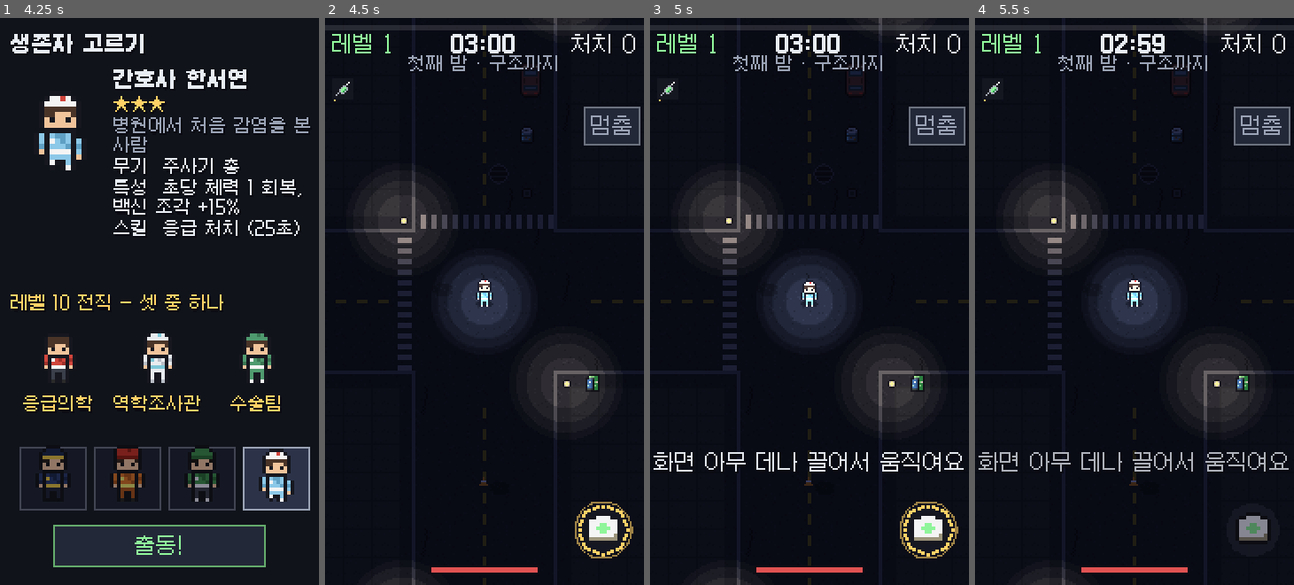
Above: before the commit, frames 1-4 (left to right).
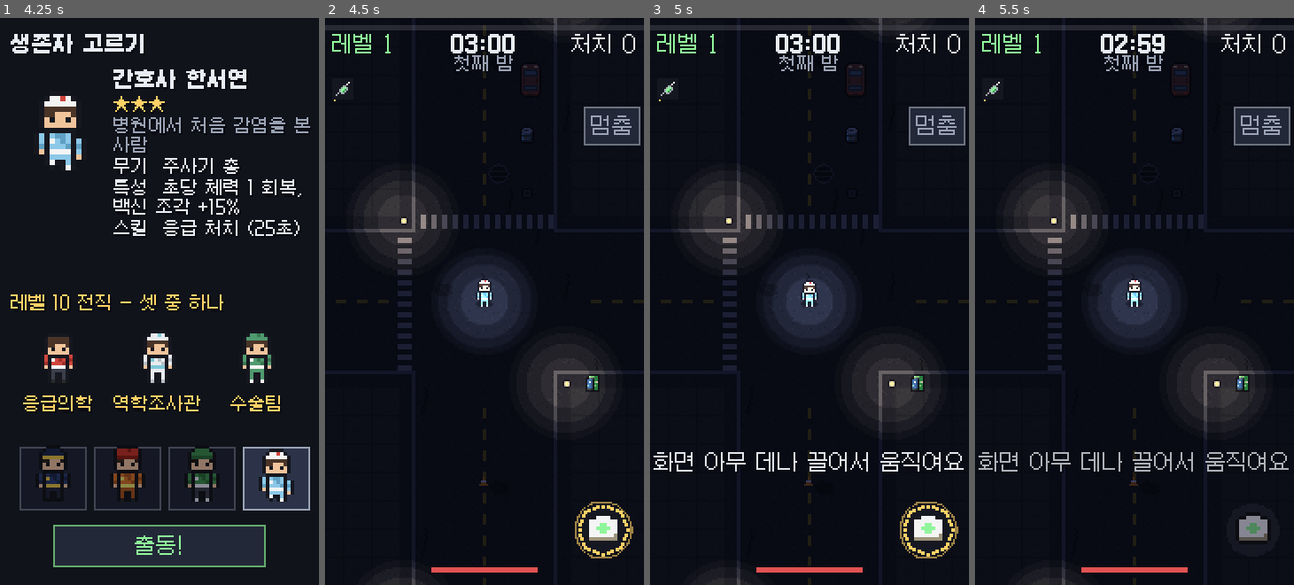
Above: after the commit, the same moments.

Repository: web-interface/zombie-city
Game: Godot game, scene res://scenes/title.tscn
Same seed, same stepped clock (60 frames per second), same inputs: the game is played once before the commit and once after it.
Inputs (mouse positions are in pixels of both pictures, inside the frame that each line leads up to):
- Up to frame 1 (4.25 s): tap Enter at 0.5 s; drag from (159, 301) to (191, 176) at 0.52 s; click (54, 477) at 1.27 s; click (127, 477) at 2.02 s; click (200, 477) at 2.77 s; click (277, 477) at 3.52 s
- Up to frame 2 (4.5 s): click "출동!" at 4.25 s
- Up to frame 3 (5 s): no input
- Up to frame 4 (5.5 s): drag from (1252, 528) to (1118, 414) at 5.02 s

Frame 1 is identical in both runs. In frame 2, 0.5% of the frame differs, in the area x 26-73%, y 6-10%; in frame 3, 0.5%; in frame 4, 0.5%.

Commit message:
밤마다 분위기(비 오는 밤·붉은 달·짙은 안개·정전된 밤 — 날씨·어둠 색·좀비 빠르기), 보스↔분노 곡 이어 틀기, 시험용 --invincible, 위 표시줄 밤 이름만. 그림 2차(새 생존자 8벌·아이콘 30·사냥개·곰 덫·타이틀 배경), 음악 7곡(둘째·셋째·넷째 밤, 보스, 분노, 헬기, 고르기)
Co-Authored-By: Claude Opus 5.5 <noreply@anthropic.com>

Diff:
--- a/art/source/outfits.json
+++ b/art/source/outfits.json
@@ -1,7 +1,7 @@
 {
   "_설명": {
     "파일": "art/source/outfits.json",
-    "하는 일": "그림 색 표. 생존자 옷 16벌(기본 4 + 전직 12)·좀비 10종의 부품별 색과 모자 종류, 한 장 그림·보스·아이콘에 쓰는 공통 색, 진화 아이콘 금색 규칙을 정한다.",
+    "하는 일": "그림 색 표. 생존자 옷 24벌(기본 6 + 전직 18)·좀비 10종의 부품별 색과 모자 종류, 한 장 그림·보스·아이콘에 쓰는 공통 색, 진화 아이콘 금색 규칙을 정한다.",
     "쓰는 곳": "tools/build_sprites.py · sprite_zombies.py · sprite_icons.py 가 읽어 art/source/*.txt 의 글자를 색으로 바꾼다.",
     "근거 문서": "04 §2 생존자 모습·전직 옷차림, 06 색 표, 14 §1-2 새 좀비 · §2-4 진화"
   },
@@ -20,14 +20,15 @@
   "evolved_icons": {
     "weapons": ["pistol", "fire_axe", "nail_gun", "syringe_gun", "shotgun", "saw_drone",
                 "taser", "tear_gas", "megaphone", "fire_hose", "rescue_saw", "flare", "box_toss",
-                "tape_gun", "parcel_drone", "disinfectant", "defibrillator", "scalpel", "molotov"],
+                "tape_gun", "parcel_drone", "disinfectant", "defibrillator", "scalpel", "molotov",
+                "baseball_bat", "pitching_machine", "ball_bucket", "stadium_light", "crossbow", "bear_trap", "hunting_dog", "throwing_knives"],
     "outline": "#3a1d06",
     "gold_steps": [[195, "#fff1a8"], [140, "#f7c843"], [95, "#d8902a"], [60, "#a35f1b"], [0, "#6b3810"]],
     "glow": "#ffd84a80",
     "sparkle": "#ffffff"
   },
 
-  "_사람_공통": "o 테두리 · s 피부 · e 눈 은 모든 생존자가 같고, 나머지 글자(h t T a p f c C)는 옷마다 다르다.",
+  "_사람_공통": "o 테두리 · s 피부 · e 눈 은 모든 생존자가 같고, 나머지 글자(h t T a p f c C, 새 옷은 k K g G b B v w q d r 도)는 옷마다 다르다. 새 옷은 torso·legs·head 로 다른 부품 묶음(parts_people.txt), extras 로 덧그림(tools/sprite_people.py 의 OVERLAYS)을 고른다.",
   "human_common": { "o": "#16171f", "s": "#f1c49b", "e": "#16171f" },
 
   "human_outfits": {
@@ -49,7 +50,17 @@
     "nurse":                { "hat": "softcap", "h": "#4a3428", "t": "#8cc8e8", "T": "#5fa0c4", "a": "#f4f4f4", "p": "#8cc8e8", "f": "#f4f4f4", "c": "#f4f4f4", "C": "#d0453c" },
     "nurse_emergency":      { "hat": "none",    "h": "#4a3428", "t": "#d0453c", "T": "#9e3029", "a": "#f4f4f4", "p": "#3a3f4a", "f": "#2a2a2a", "c": "#d0453c", "C": "#f4f4f4" },
     "nurse_epidemiology":   { "hat": "softcap", "h": "#4a3428", "t": "#e9ecef", "T": "#b9bec6", "a": "#7fc8d8", "p": "#e9ecef", "f": "#b9bec6", "c": "#e9ecef", "C": "#7fc8d8" },
-    "nurse_surgeon":        { "hat": "softcap", "h": "#4a3428", "t": "#4f9a6e", "T": "#3a7552", "a": "#f4f4f4", "p": "#4f9a6e", "f": "#f4f4f4", "c": "#4f9a6e", "C": "#3a7552" }
+    "nurse_surgeon":        { "hat": "softcap", "h": "#4a3428", "t": "#4f9a6e", "T": "#3a7552", "a": "#f4f4f4", "p": "#4f9a6e", "f": "#f4f4f4", "c": "#4f9a6e", "C": "#3a7552" },
+
+    "batter":               { "hat": "cap",      "torso": "torso_stripe", "extras": ["bat"], "h": "#2a2420", "t": "#eef0f2", "T": "#8a97b5", "a": "#24345e", "p": "#d9dce2", "f": "#1b1c22", "c": "#24345e", "C": "#c73a32", "b": "#d9b27a", "B": "#9a6b35" },
+    "batter_slugger":       { "hat": "batting",  "torso": "torso_stripe", "head": "head_eyeblack", "extras": ["bat"], "h": "#2a2420", "t": "#b9bec8", "T": "#7d8494", "a": "#8f2219", "p": "#b9bec8", "f": "#1b1c22", "c": "#22252c", "C": "#8f2219", "q": "#101114", "b": "#3a3f4a", "B": "#22252c" },
+    "batter_ace":           { "hat": "cap",      "torso": "torso_stripe", "extras": ["glove"], "h": "#2a2420", "t": "#f4f4f4", "T": "#d98a84", "a": "#c73a32", "p": "#e6e8ea", "f": "#1b1c22", "c": "#c73a32", "C": "#f4f4f4", "k": "#a8662e", "K": "#6e3f18" },
+    "batter_thief":         { "hat": "headband", "torso": "torso_stripe", "legs": "legs_dirty", "h": "#2a2420", "t": "#eef0f2", "T": "#7fb08a", "a": "#2d6b39", "p": "#e2ddd0", "d": "#8a6a48", "f": "#1b1c22", "C": "#d0453c" },
+
+    "hunter":               { "hat": "cap",      "torso": "torso_vest", "h": "#2a2018", "t": "#9e3b2e", "T": "#6e2820", "k": "#5a6b3a", "K": "#434f2b", "a": "#6b4a2a", "p": "#5c5a44", "f": "#3b2a1c", "c": "#ff7a1a", "C": "#c4561a" },
+    "hunter_marksman":      { "hat": "hood",     "torso": "torso_vest", "extras": ["scoped_crossbow"], "h": "#2a2018", "t": "#3e4a30", "T": "#2c3522", "k": "#6b7a48", "K": "#4d5833", "a": "#3b2a1c", "p": "#3e4a30", "f": "#2a1e14", "c": "#4a5a36", "C": "#33402a", "b": "#8b5a2b", "B": "#5e3b1c", "g": "#a3a9b3", "G": "#6b7280", "v": "#8fd3ff", "w": "#e8e2cc" },
+    "hunter_trapper":       { "hat": "softcap",  "torso": "torso_apron", "extras": ["apron_skirt"], "h": "#3a2a1e", "t": "#5d6650", "T": "#454c3b", "k": "#7a4f2c", "K": "#5a3820", "g": "#a3a9b3", "a": "#3b2a1c", "p": "#4a4434", "f": "#2a1e14", "c": "#6b4f36", "C": "#4a3626" },
+    "hunter_beastmaster":   { "hat": "none",     "extras": ["fur_cape", "leash"], "h": "#2a2018", "t": "#3a3a34", "T": "#28282a", "a": "#6b4a2a", "p": "#4a4434", "f": "#2a1e14", "k": "#8a6a48", "K": "#5e4630", "r": "#c73a32" }
   },
 
   "_좀비_공통": "o 테두리 · e 눈(빨강) 은 같고, z Z(피부) h(머리) t T(옷) q(바지) 는 종류마다 다르다. 다리 부품의 p(바지)·f(발)는 q·z 로 바꿔 칠한다 (f 가 있으면 장화). 그 밖의 글자: a 줄무늬·명찰 · j J 산성 침 · v V 핏줄(꿈틀) · c C 헬멧·얼굴창 · g G 방패 테두리 · m 벌린 입 속 · b 갈비뼈 · w 이빨.",
@@ -64,7 +75,12 @@
     "bloater": { "hat": "none", "z": "#a9b88f", "Z": "#7f8f69", "h": "#3b3326", "t": "#d9d3bd", "T": "#aaa288", "q": "#4a4f5c", "v": "#7a3b66", "V": "#c2415a" },
     "riot":    { "hat": "visor", "z": "#8fa77a", "Z": "#677d57", "h": "#2a2a24", "t": "#2c3a5a", "T": "#1d2740", "q": "#253150", "f": "#15161c", "c": "#26324d", "C": "#8fb8cf", "g": "#d4e2ec", "G": "#7d93a6", "a": "#c9cdd4" },
     "screamer": { "hat": "none", "z": "#c8cfb4", "Z": "#9aa38a", "h": "#3b302b", "t": "#b9d3df", "T": "#86a7b8", "q": "#c8cfb4", "m": "#4a0f14" },
-    "hound":   { "hat": "none", "z": "#8fa077", "Z": "#66744f", "h": "#3a3128", "t": "#7a6750", "T": "#54463a", "b": "#d2c8ad", "w": "#e8e2cc", "q": "#3a3f4a" },
+    "hound":   { "hat": "none", "z": "#8fa077", "Z": "#66744f", "h": "#3a3128", "t": "#7a6750", "T": "#54463a", "b": "#d2c8ad", "w": "#e8e2cc", "q": "#3a3f4a", "n": "#6e3b33" },
     "brute":   { "hat": "none", "z": "#76996a", "Z": "#557048", "h": "#2a2620", "t": "#5f6f7d", "T": "#44515c", "a": "#e6e6e6", "q": "#3a3f4a" }
+  },
+
+  "_곁_동물": "생존자 곁을 따라다니는 동물 — 좀비 장면 함수를 그대로 쓰고 색만 바꾼다. hunting_dog = 들개 좀비 장면(갈비뼈 b 는 털색으로 덮고, 찢긴 맨살 z 는 황갈색 무늬, 주황 목걸이 n).",
+  "companions": {
+    "hunting_dog": { "scene": "hound", "o": "#16171f", "t": "#8a5a32", "T": "#5e3b1f", "z": "#d0a46a", "Z": "#a07a48", "b": "#8a5a32", "e": "#1a120c", "w": "#f0ead8", "h": "#3a2a1e", "n": "#ff7a1a" }
   }
 }
--- /dev/null
+++ b/data/night_themes.json
@@ -0,0 +1,41 @@
+{
+  "_설명": {
+    "파일": "data/night_themes.json",
+    "하는 일": "밤마다 다른 분위기: 어둠 색, 날씨(비·재·안개), 좀비 빠르기 배율, 알림에 붙는 이름. 첫째 밤은 첫 칸, 그 뒤로 둘째 칸부터 돌아가며 쓴다.",
+    "쓰는 곳": "scripts/systems/night_cycle.gd 가 그 밤의 칸을 고르고, scripts/world/weather.gd 가 날씨를 그리고 어둠 색을 바꾼다.",
+    "근거 문서": "14 §4 중독 설계(사용자 '개성 넘치고, 계속 하고 싶게'), 06 밤 분위기"
+  },
+  "themes": [
+    {
+      "name": "새벽시 도심",
+      "darkness": "#3a3f63",
+      "weather": "none",
+      "zombie_speed_multiplier": 1.0
+    },
+    {
+      "name": "비 오는 밤",
+      "darkness": "#2c3858",
+      "weather": "rain",
+      "zombie_speed_multiplier": 1.0
+    },
+    {
+      "name": "붉은 달",
+      "darkness": "#53303b",
+      "weather": "ash",
+      "zombie_speed_multiplier": 1.08
+    },
+    {
+      "name": "짙은 안개",
+      "darkness": "#41444f",
+      "weather": "fog",
+      "zombie_speed_multiplier": 1.0
+    },
+    {
+      "name": "정전된 밤",
+      "darkness": "#1c1e2a",
+      "weather": "none",
+      "zombie_speed_multiplier": 1.0
+    }
+  ],
+  "_근거": "밤이 늘 같은 모습이면 둘째 밤부터 지루해서 — 밤마다 날씨·색이 바뀌어 '다음 밤엔 뭐가 나올까'. 붉은 달은 좀비가 조금 빠르고, 정전된 밤은 빛(손전등·가로등)이 더 귀하다."
+}
--- a/scenes/run.tscn
+++ b/scenes/run.tscn
@@ -27,6 +27,7 @@
 [ext_resource type="Script" path="res://scripts/systems/horde_events.gd" id="25"]
 [ext_resource type="Script" path="res://scripts/world/pickups.gd" id="26"]
 [ext_resource type="Script" path="res://scripts/world/speech_bubble.gd" id="27"]
+[ext_resource type="Script" path="res://scripts/world/weather.gd" id="28"]
 
 [node name="Run" type="Node2D"]
 editor_description = "[파일] scenes/run.tscn
@@ -117,5 +118,8 @@
 [node name="Camera" type="Camera2D" parent="."]
 script = ExtResource("20")
 
+[node name="Weather" type="CanvasLayer" parent="."]
+script = ExtResource("28")
+
 [node name="Hud" type="CanvasLayer" parent="."]
 script = ExtResource("21")
--- a/scripts/autoload/game_data.gd
+++ b/scripts/autoload/game_data.gd
@@ -7,7 +7,7 @@
 const DATA_FOLDER := "res://data/"
 const TABLE_NAMES: Array[String] = [
 	"survivors", "skills", "promotions", "weapons", "gear", "zombies", "spawn_curve", "run_rules",
-	"flavor_texts", "city_decor", "survivor_lines",
+	"flavor_texts", "city_decor", "survivor_lines", "night_themes",
 ]
 
 var _tables: Dictionary = {}
--- a/scripts/autoload/music_mixer.gd
+++ b/scripts/autoload/music_mixer.gd
@@ -58,10 +58,13 @@
 	if track.is_empty() or not ResourceLoader.exists(AUDIO_FOLDER + track + ".wav"):
 		_special_track = ""
 		return
+	# 보스 곡 ↔ 분노 곡은 빠르기·길이가 같아서 듣던 자리에서 이어 튼다 (박자가 안 끊기게 — audio/README.md)
+	var keep_position := _special.playing and _special_track.begins_with("music_boss") and track.begins_with("music_boss")
+	var position := _special.get_playback_position() if keep_position else 0.0
 	_special_track = track
 	_special.stream = load(AUDIO_FOLDER + track + ".wav")
 	_special.volume_db = linear_to_db(maxf(_special_level * volume, 0.0001))
-	_special.play()
+	_special.play(position)
 
 
 func play_single_music(track_name: String) -> void:
--- a/scripts/run/night_flow.gd
+++ b/scripts/run/night_flow.gd
@@ -1,5 +1,5 @@
 ## [파일] scripts/run/night_flow.gd
-## [하는 일] 밤과 밤 사이: 헬기를 타면 남은 조각을 경험치로 바꾸고 멈춘 채 '밤 생존' 창을 띄우고, [다음 밤]을 누르면 길거리를 비우고(좀비·구급함·투사체·장판·위험물·잠깐 빛) 시간을 0:00 으로, 체력 회복 + 카드 한 장 더를 준 뒤 다음 밤을 연다. 시험 봇에 --max-nights 가 있으면 그 밤 수에서 판을 끝내게 알린다.
+## [하는 일] 밤과 밤 사이: 헬기를 타면 남은 조각을 경험치로 바꾸고 멈춘 채 '밤 생존' 창을 띄우고, [다음 밤]을 누르면 길거리를 비우고(좀비·구급함·투사체·장판·위험물·잠깐 빛) 시간을 0:00 으로, 체력 회복 + 카드 한 장 더를 준 뒤 그 밤의 분위기(날씨·어둠 색·음악)로 다음 밤을 연다. 시험 봇에 --max-nights 가 있으면 그 밤 수에서 판을 끝내게 알린다.
 ## [쓰는 곳] scripts/run/run.gd 가 자식으로 만들고 setup() 에 판의 부분들을 넘긴다. Extraction.extracted → on_night_survived(), Hud.next_night_requested → start_next_night().
 ## [근거 문서] 14 §1-1 밤 이어가기·§4 중독 설계(멈출 틈 없이 '다음 밤?')
 class_name NightFlow
@@ -56,6 +56,8 @@
 	_context.elapsed_seconds = 0.0
 	_context.survivor.heal(_context.night_cycle.heal_ratio_between_nights())
 	_level_up.grant_bonus_choice()
-	_hud.show_banner("%s — 좀비가 더 세졌어요" % _context.night_cycle.night_name(), "alert")
+	var theme := _context.night_cycle.theme()
+	_context.weather.apply_theme(theme)
+	_hud.show_banner("%s — %s. 좀비가 더 세졌어요" % [_context.night_cycle.night_name(), theme["name"]], "alert")
 	SoundPlayer.start_run_music(_context.night_cycle.night)   # 밤마다 다른 곡
 	_context.play_sound("night_start")
--- a/scripts/run/run.gd
+++ b/scripts/run/run.gd
@@ -76,6 +76,7 @@
 	context.area_effects = world.get_node("AreaEffects")
 	context.hazards = world.get_node("Hazards")
 	context.pickups = world.get_node("Pickups")
+	context.weather = $Weather
 	context.props = world.get_node("Props")
 	context.weapon_rack = _rack
 	context.camera = $Camera
@@ -97,6 +98,7 @@
 	context.area_effects.setup(context)
 	context.hazards.setup(context)
 	context.pickups.setup(context)
+	context.weather.setup(context)
 	world.get_node("Shadows").setup(context)
 
 
--- a/scripts/run/run_context.gd
+++ b/scripts/run/run_context.gd
@@ -20,6 +20,8 @@
 var hazards: Hazards
 ## 바닥의 보물 상자·자석·폭탄·냉각 스프레이 (scripts/world/pickups.gd)
 var pickups: Pickups
+## 밤마다 다른 날씨·어둠 색 (scripts/world/weather.gd)
+var weather: Weather
 ## 몇째 밤인지와 그 밤의 세기 배율 (scripts/systems/night_cycle.gd)
 var night_cycle: NightCycle
 ## 빛과 어둠 숫자 (data/run_rules.json lighting)
--- a/scripts/systems/night_cycle.gd
+++ b/scripts/systems/night_cycle.gd
@@ -1,6 +1,6 @@
 ## [파일] scripts/systems/night_cycle.gd
-## [하는 일] 끝없는 밤의 '몇째 밤'과 그 밤의 세기를 들고 있다: 좀비 체력(시간 성장을 밤 사이에도 이어 감)·나오는 수·닿는 피해·빠르기·보스 체력·정예 확률 배율, 밤 이름("둘째 밤"). 다음 밤으로 넘기면 숫자만 하나 올린다.
-## [쓰는 곳] RunContext.night_cycle 로 들고 다닌다. zombie_spawner·boss_director·horde_events 가 배율을 묻고, run_night_flow.gd 가 advance() 를 부르고, HUD·기록이 night 를 읽는다.
+## [하는 일] 끝없는 밤의 '몇째 밤'과 그 밤의 세기를 들고 있다: 좀비 체력(시간 성장을 밤 사이에도 이어 감)·나오는 수·닿는 피해·빠르기·보스 체력·정예 확률 배율, 밤 이름("둘째 밤"), 그 밤의 분위기(날씨·어둠 색 — data/night_themes.json). 다음 밤으로 넘기면 숫자만 하나 올린다.
+## [쓰는 곳] RunContext.night_cycle 로 들고 다닌다. zombie_spawner·boss_director·horde_events 가 배율을 묻고, night_flow.gd 가 advance() 를 부르고, HUD·기록이 night 를, weather.gd 가 theme() 을 읽는다.
 ## [근거 문서] 14 §1-1 밤 이어가기, data/run_rules.json nights, data/spawn_curve.json
 class_name NightCycle
 extends RefCounted
@@ -46,7 +46,16 @@
 
 
 func speed_multiplier() -> float:
-	return minf(1.0 + float(_rules["speed_growth_per_night"]) * (night - 1), float(_rules["max_speed_multiplier"]))
+	var growth := minf(1.0 + float(_rules["speed_growth_per_night"]) * (night - 1), float(_rules["max_speed_multiplier"]))
+	return growth * float(theme().get("zombie_speed_multiplier", 1.0))
+
+
+## 그 밤의 분위기 {name, darkness, weather, zombie_speed_multiplier} — 첫째 밤은 첫 칸, 그 뒤는 둘째 칸부터 돌아가며
+func theme() -> Dictionary:
+	var themes: Array = GameData.table("night_themes")["themes"]
+	if night <= 1 or themes.size() <= 1:
+		return themes[0]
+	return themes[1 + (night - 2) % (themes.size() - 1)]
 
 
 func boss_health_multiplier() -> float:
--- a/scripts/ui/hud_top_bar.gd
+++ b/scripts/ui/hud_top_bar.gd
@@ -64,7 +64,7 @@
 	var level_y := SAFE_TOP + 16.0 - _level_bump * 2.0
 	_draw_text(font, "레벨 %d" % _level_up.level, Vector2(4, level_y), HORIZONTAL_ALIGNMENT_LEFT, PixelUi.GOOD)
 	_draw_text(PixelUi.FONT_BOLD, PixelUi.format_time(_remaining_seconds), Vector2(width * 0.5, SAFE_TOP + 16.0), HORIZONTAL_ALIGNMENT_CENTER, _timer_color())
-	_draw_text(PixelUi.FONT_SMALL, "%s · 구조까지" % _night_name, Vector2(width * 0.5, SAFE_TOP + 26.0), HORIZONTAL_ALIGNMENT_CENTER, PixelUi.MUTED, PixelUi.SIZE_SMALL)
+	_draw_text(PixelUi.FONT_SMALL, _night_name, Vector2(width * 0.5, SAFE_TOP + 26.0), HORIZONTAL_ALIGNMENT_CENTER, PixelUi.MUTED, PixelUi.SIZE_SMALL)
 	_draw_text(font, "처치 %d" % _kills, Vector2(width - 4, SAFE_TOP + 16.0 - _kill_bump * 1.5), HORIZONTAL_ALIGNMENT_RIGHT, PixelUi.INK)
 	_draw_combo(width)
 	_draw_slots(SAFE_TOP + 30.0)
--- a/scripts/world/lighting.gd
+++ b/scripts/world/lighting.gd
@@ -18,18 +18,24 @@
 var _lamp_lights: Array[PointLight2D] = []
 var _lamp_positions: Array[Vector2] = []
 var _temporary_lights: Array[Dictionary] = []
+var _darkness: CanvasModulate
 
 
 func setup(context: RunContext) -> void:
 	_context = context
 	_rules = context.light_rules
-	var darkness := CanvasModulate.new()
-	darkness.color = Color(String(_rules["darkness_color"]))
-	add_child(darkness)
+	_darkness = CanvasModulate.new()
+	_darkness.color = Color(String(_rules["darkness_color"]))
+	add_child(_darkness)
 	_flashlight = _make_light(FLASHLIGHT_COLOR, float(_rules["flashlight_radius"]))
 	_flashlight.energy = 1.1
 	for index: int in range(MAX_LAMP_LIGHTS):
 		_lamp_lights.append(_make_light(LAMP_COLOR, float(_rules["street_lamp_radius"])))
+
+
+## 밤마다 다른 어둠 색 (scripts/world/weather.gd 가 그 밤의 분위기로 바꿈)
+func set_darkness_color(color: Color) -> void:
+	_darkness.color = color
 
 
 ## 지금 화면 근처 가로등 위치 (props.gd 가 넘김)
--- a/scripts/world/survivor.gd
+++ b/scripts/world/survivor.gd
@@ -31,6 +31,7 @@
 var _last_stand_used: bool = false
 var _hurt_flash_cooldown: float = 0.0
 var _last_max_health: float = 1.0
+var _is_test_invincible: bool = false
 
 ## 돌진 중 부딪힌 좀비에게 줄 피해·밀기 (스킬이 정함, 0 이면 없음)
 var dash_contact_damage: float = 0.0
@@ -49,6 +50,7 @@
 	stats.set_source("trait", [info["trait"]])
 	health = stats.value("max_health")
 	_last_max_health = health
+	_is_test_invincible = SceneRouter.test_options.has("invincible")   # 화면 캡처·밤 넘김 시험용 (--invincible)
 	stats.changed.connect(_on_stats_changed)
 	animator.set_outfit(info["outfit"])
 
@@ -77,7 +79,7 @@
 ## source = 무엇에 맞았는지 (결과 화면 "○○에게 당함" — 커뮤니티: 뭐에 죽었는지 모르면 짜증)
 func take_damage(amount: float, source: String = "") -> void:
 	var is_protected_by_dash := _dash_is_invulnerable and is_dashing()
-	if is_dead or is_protected_by_dash:
+	if is_dead or is_protected_by_dash or _is_test_invincible:
 		return
 	if not source.is_empty():
 		last_damage_source = source
--- /dev/null
+++ b/scripts/world/weather.gd
@@ -0,0 +1,81 @@
+## [파일] scripts/world/weather.gd
+## [하는 일] 밤의 분위기(data/night_themes.json): 화면 위에 날씨를 그린다 — 비(비스듬히 떨어지는 빗줄기), 재(붉은 달 아래 흩날리는 재), 안개(천천히 흐르는 뿌연 덩어리). 어둠 색도 그 밤의 색으로 바꾼다. 게임 화면 위·UI 아래 층.
+## [쓰는 곳] scenes/run.tscn 의 Weather (CanvasLayer, RunContext.weather). setup() 때 첫째 밤 분위기를 걸고, scripts/run/night_flow.gd 가 다음 밤마다 apply_theme() 을 부른다.
+## [근거 문서] 14 §4 중독 설계(사용자 "개성 넘치고, 계속 하고 싶게"), 06 밤 분위기
+class_name Weather
+extends CanvasLayer
+
+const RAIN_COUNT := 70
+const ASH_COUNT := 45
+const FOG_COUNT := 7
+const RAIN_VELOCITY := Vector2(-40, 260)
+const ASH_VELOCITY := Vector2(-6, 14)
+const FOG_SPEED := 6.0
+
+var _context: RunContext
+var _kind: String = "none"
+var _drops: Array[Vector2] = []
+var _canvas: Node2D
+var _time: float = 0.0
+
+
+func setup(context: RunContext) -> void:
+	_context = context
+	layer = 2   # 게임 화면(0) 위, HUD(10) 아래
+	_canvas = Node2D.new()
+	add_child(_canvas)
+	_canvas.draw.connect(_draw_weather)
+	apply_theme(context.night_cycle.theme())
+
+
+## theme = {name, darkness, weather, …}
+func apply_theme(theme: Dictionary) -> void:
+	_context.lighting.set_darkness_color(Color(String(theme["darkness"])))
+	_kind = String(theme["weather"])
+	_drops.clear()
+	var count := {"rain": RAIN_COUNT, "ash": ASH_COUNT, "fog": FOG_COUNT}.get(_kind, 0) as int
+	var screen := _screen_size()
+	for index: int in range(count):
+		_drops.append(Vector2(randf() * screen.x, randf() * screen.y))
+
+
+func _process(delta: float) -> void:
+	if _kind == "none" or get_tree().paused:
+		return
+	_time += delta
+	var screen := _screen_size()
+	for index: int in range(_drops.size()):
+		_drops[index] = _wrap(_drops[index] + _velocity(index) * delta, screen)
+	_canvas.queue_redraw()
+
+
+func _velocity(index: int) -> Vector2:
+	match _kind:
+		"rain":
+			return RAIN_VELOCITY * (0.8 + 0.4 * float(index % 5) / 4.0)
+		"ash":
+			return ASH_VELOCITY + Vector2(sin(_time * 1.3 + index) * 8.0, 0)
+		"fog":
+			return Vector2(FOG_SPEED * (1.0 if index % 2 == 0 else -0.7), 0)
+	return Vector2.ZERO
+
+
+func _wrap(point: Vector2, screen: Vector2) -> Vector2:
+	return Vector2(fposmod(point.x, screen.x + 20.0) - 10.0, fposmod(point.y, screen.y + 20.0) - 10.0)
+
+
+func _draw_weather() -> void:
+	match _kind:
+		"rain":
+			for drop: Vector2 in _drops:
+				_canvas.draw_line(drop.round(), (drop + RAIN_VELOCITY.normalized() * 4.0).round(), Color(0.7, 0.8, 1.0, 0.28), 1.0)
+		"ash":
+			for flake: Vector2 in _drops:
+				_canvas.draw_rect(Rect2(flake.round(), Vector2.ONE), Color(0.85, 0.6, 0.55, 0.55))
+		"fog":
+			for index: int in range(_drops.size()):
+				_canvas.draw_circle(_drops[index], 40.0 + 12.0 * (index % 3), Color(0.75, 0.78, 0.85, 0.06))
+
+
+func _screen_size() -> Vector2:
+	return get_viewport().get_visible_rect().size
Not shown, changed: art/source/icons.txt
Not shown, changed: art/source/parts_people.txt
Not shown, changed: art/source/parts_zombies.txt
Not shown, changed: art/source/sprites.txt
Binary file added: art/sprites/bear_trap.png
Not shown, added: art/sprites/bear_trap.png.import
Binary file added: art/sprites/hunting_dog.png
Not shown, added: art/sprites/hunting_dog.png.import
Binary file added: art/sprites/icons/icon_ball_bucket.png
Not shown, added: art/sprites/icons/icon_ball_bucket.png.import
Binary file added: art/sprites/icons/icon_ball_bucket_evolved.png
Not shown, added: art/sprites/icons/icon_ball_bucket_evolved.png.import
(and 138 more such lines)
